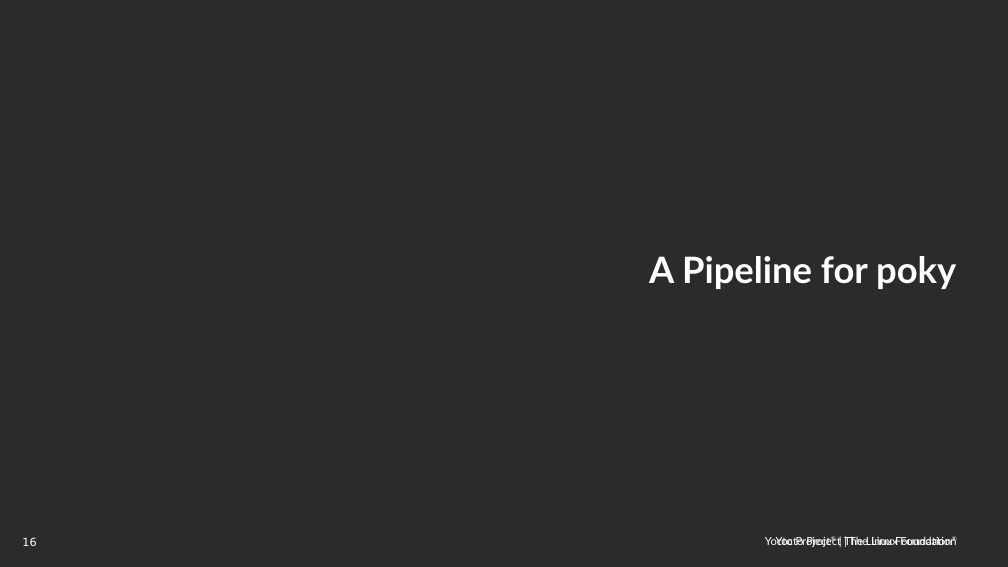
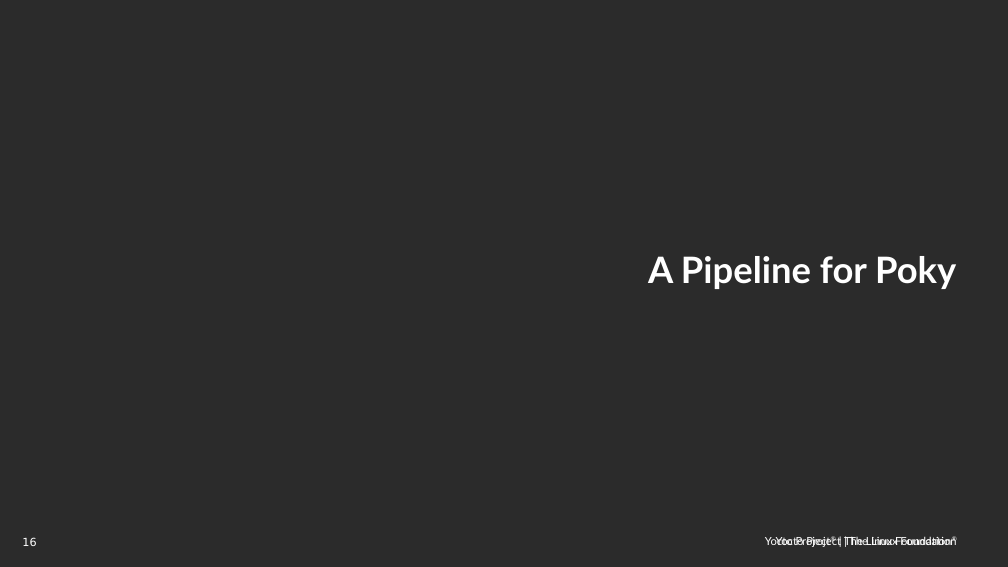
Before and after one commit to threexc/yocto-tekton, a slide deck: slide 16 of yddtalk/YP_DevDay_k8s_tekton.odp. Drawn at 1008x567 pixels with LibreOffice and Linux fonts; fonts in the diff are those of the drawing; background and template pictures are left out; a plain dark background stands for a picture behind light text. Boxes give left, top, right and bottom in pixels: in the first picture for what was removed or moved away, otherwise in the second. Text is boxed around its words. In the diff, an @@ line names an element or a change of style, - is before the commit and + after.

```diff
--- a/yddtalk/YP_DevDay_k8s_tekton.odp
+++ b/yddtalk/YP_DevDay_k8s_tekton.odp
@@ title at box(648, 256, 956, 289): text changed @@
-A Pipeline for poky
+A Pipeline for Poky
```
Also in this commit, not shown: 2 other slides changed, 1 slide added, 2 slides removed, 1 other file.
